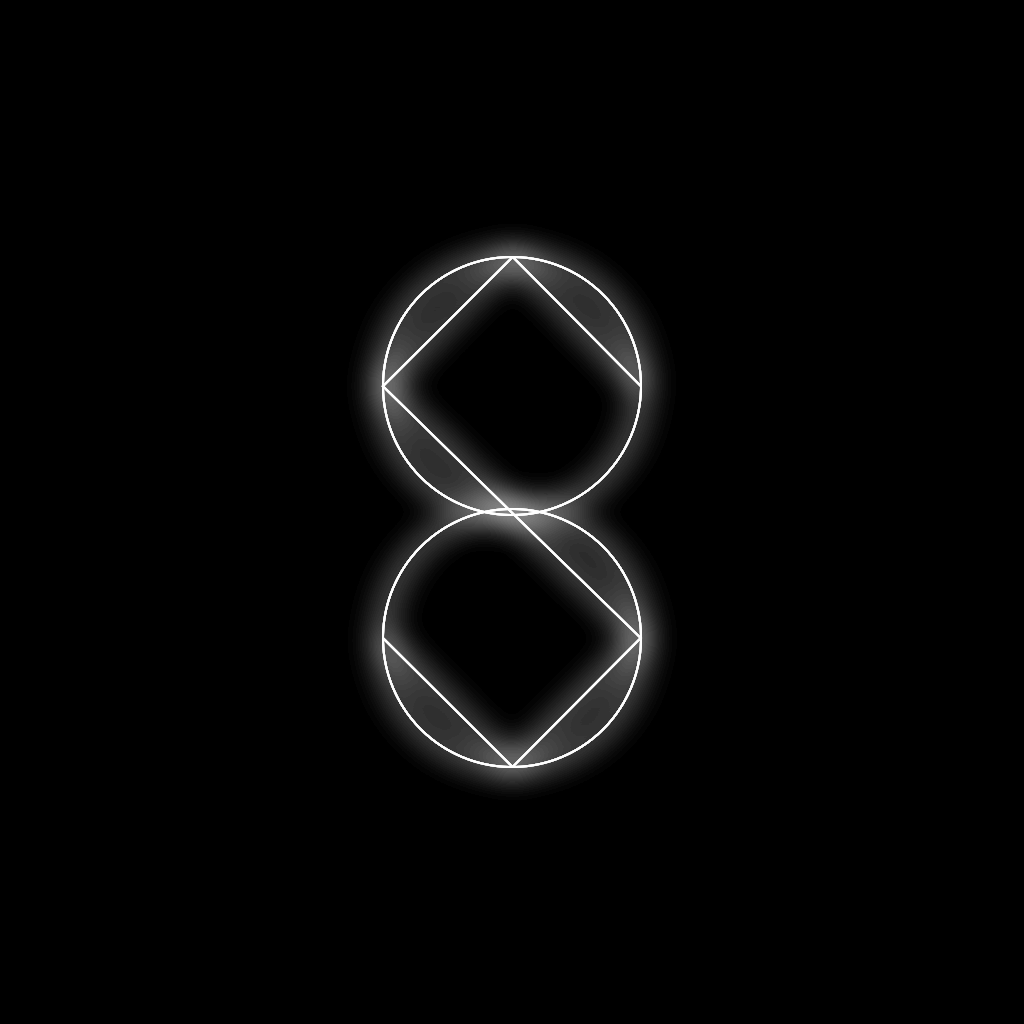
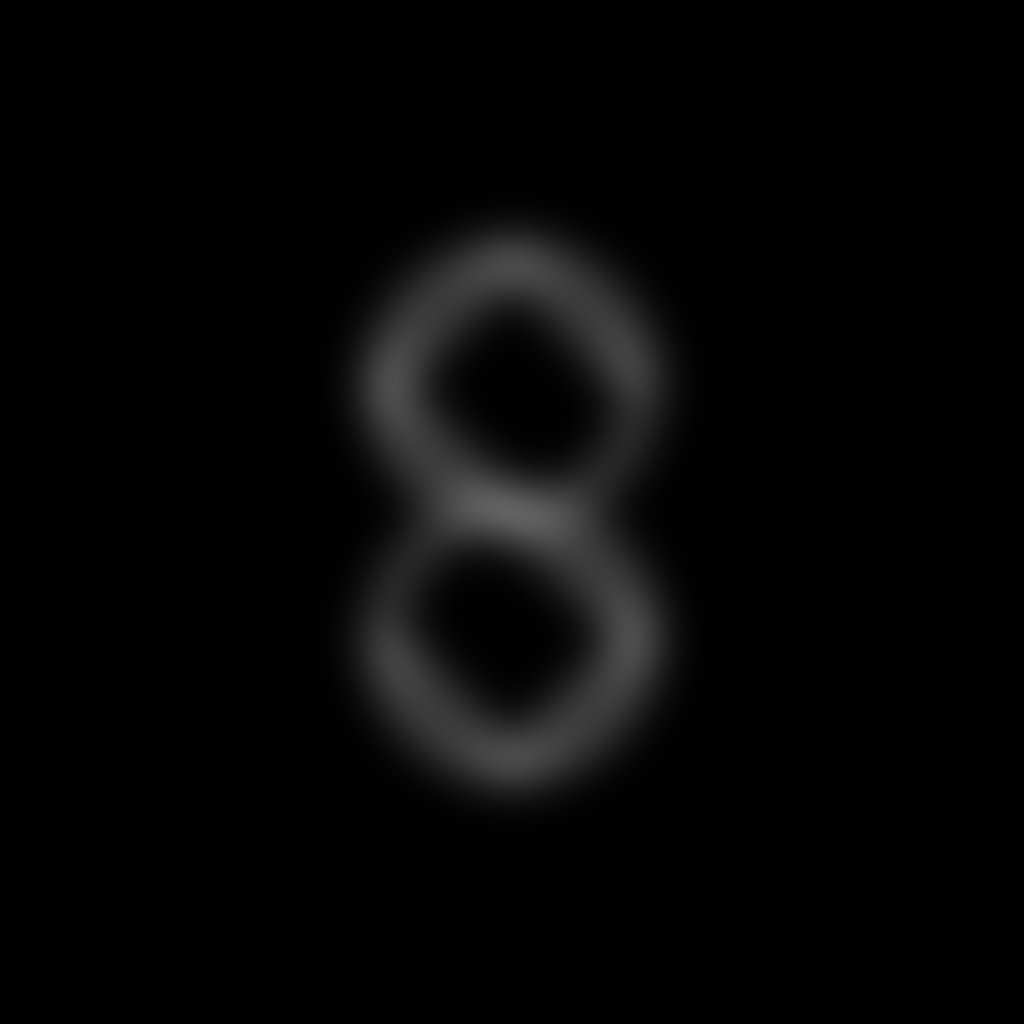
Before/after of a 1024x1024 layered artwork. What changed in the layer stack:
added layer "Pasted Layer" above "Layer #1" over [323, 198, 701, 826]
